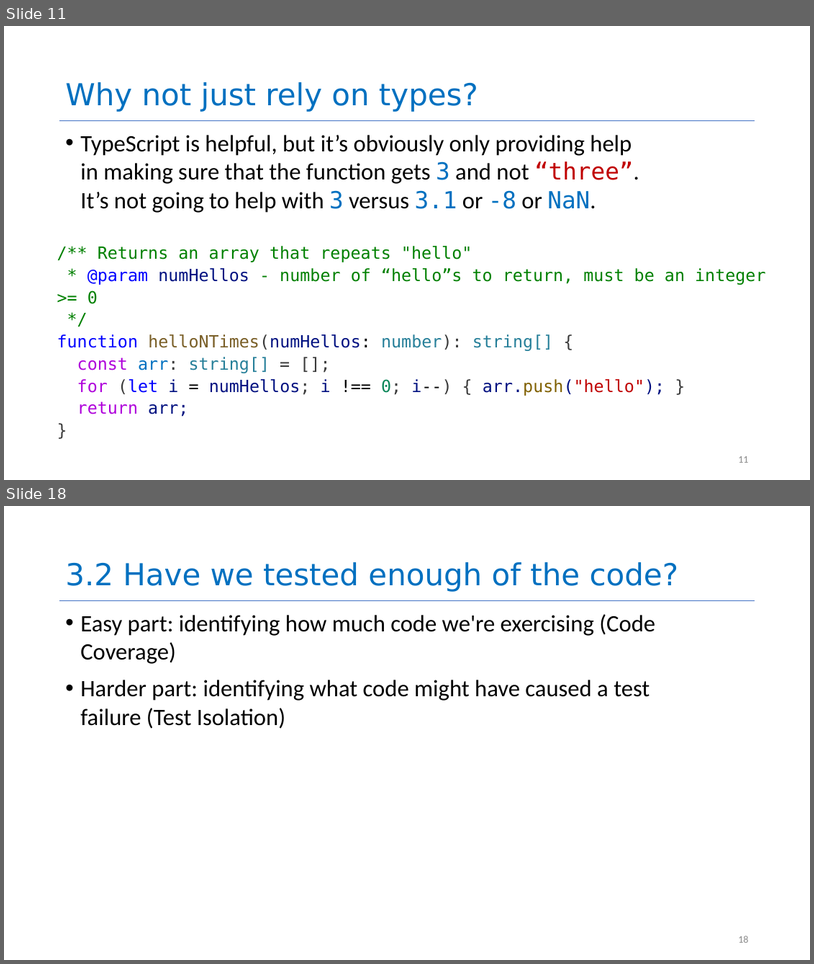
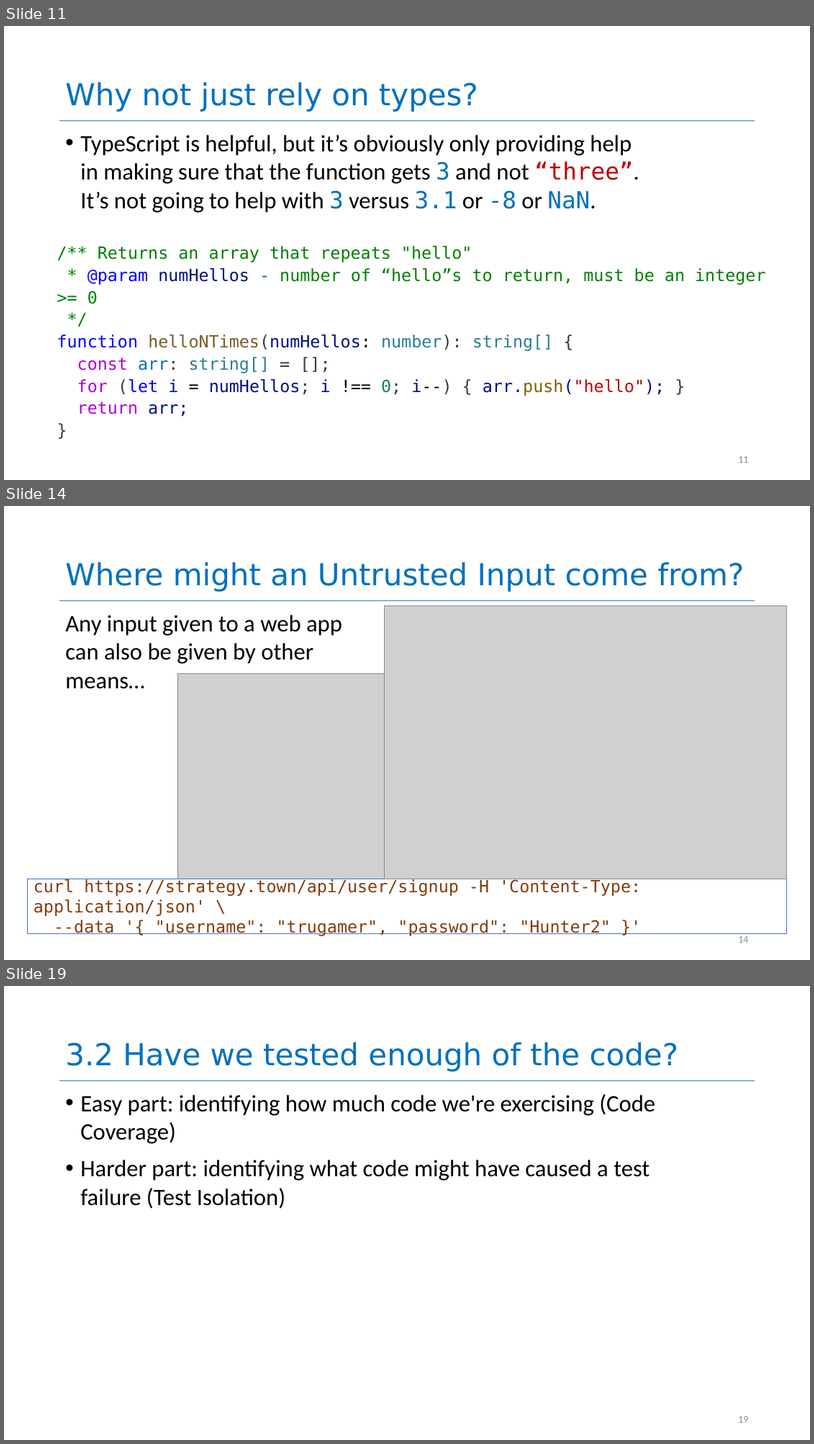
Before and after one commit to neu-se/CS4530-Fall-2026, a slide deck: Slides/Module 03 Unit Testing.pptx. Shown one above the other, each under a label of ours: slides 11 and 18 before the commit, slides 11, 14 and 19 after it; the slides between them are not shown. The pictures are 814x964 and 814x1444 pixels, drawn with LibreOffice and Linux fonts; fonts in the diff are those of the drawing; grey boxes stand for pictures. Boxes give left, top, right and bottom in pixels: in the first picture for what was removed or moved away, otherwise in the second. Text is boxed around its words. In the diff, an @@ line names an element or a change of style, - is before the commit and + after.

```diff
--- a/Slides/Module 03 Unit Testing.pptx
+++ b/Slides/Module 03 Unit Testing.pptx
@@ slide 14 added at bbox=[4, 506, 810, 960], background #FFFFFF; not listed: 1 template element that a slide beside it also shows @@
@@ title added at bbox=[65, 562, 744, 592], 36 pt, text #0070C0 @@
+Where might an Untrusted Input come from?
@@ picture added at bbox=[384, 606, 787, 879] @@
@@ text added at bbox=[65, 615, 342, 689], 28 pt, text #000000 @@
+Any input given to a web app
+can also be given by other
+means…
@@ picture added at bbox=[178, 674, 384, 879] @@
@@ rectangle added at bbox=[28, 879, 787, 934], outline #4472C4 1 pt, 20 pt, text #843C0B @@
+curl https://strategy.town/api/user/signup -H 'Content-Type: application/json' \
+--data '{ "username": "trugamer", "password": "Hunter2" }'
@@ page number added at bbox=[738, 936, 748, 942], 12 pt, text #8C8C8C @@
+14
@@ what was slide 18 is now slide 19 @@
@@ page number at bbox=[738, 1416, 748, 1422]: text changed @@
-18
+19
```
Also in this commit, not shown: 8 slides changed, 1 other slide added, 1 slide removed, 1 other file.
